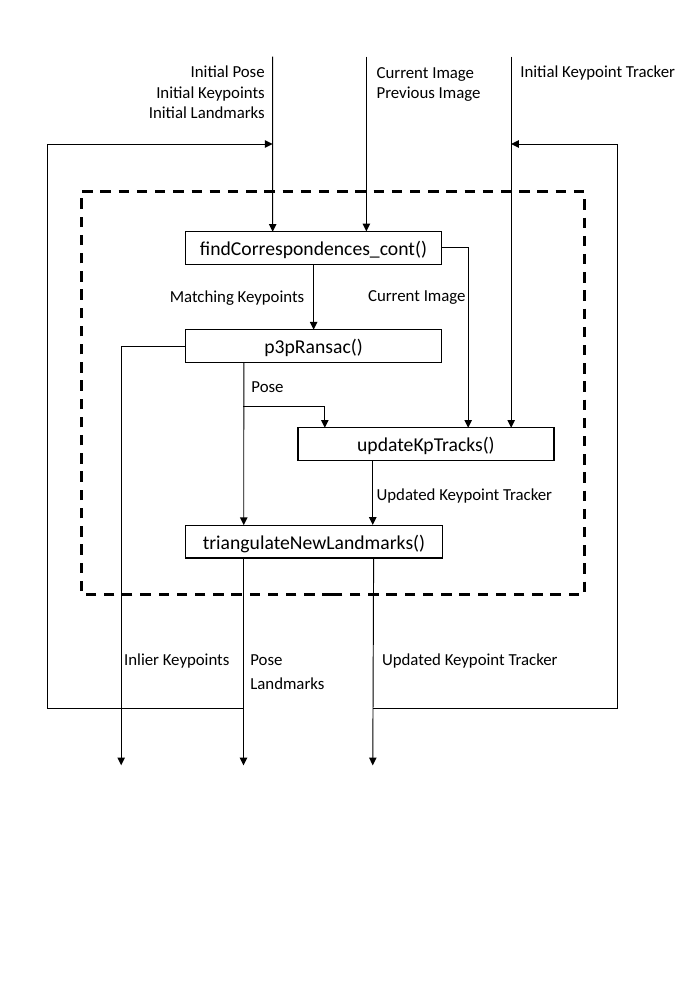
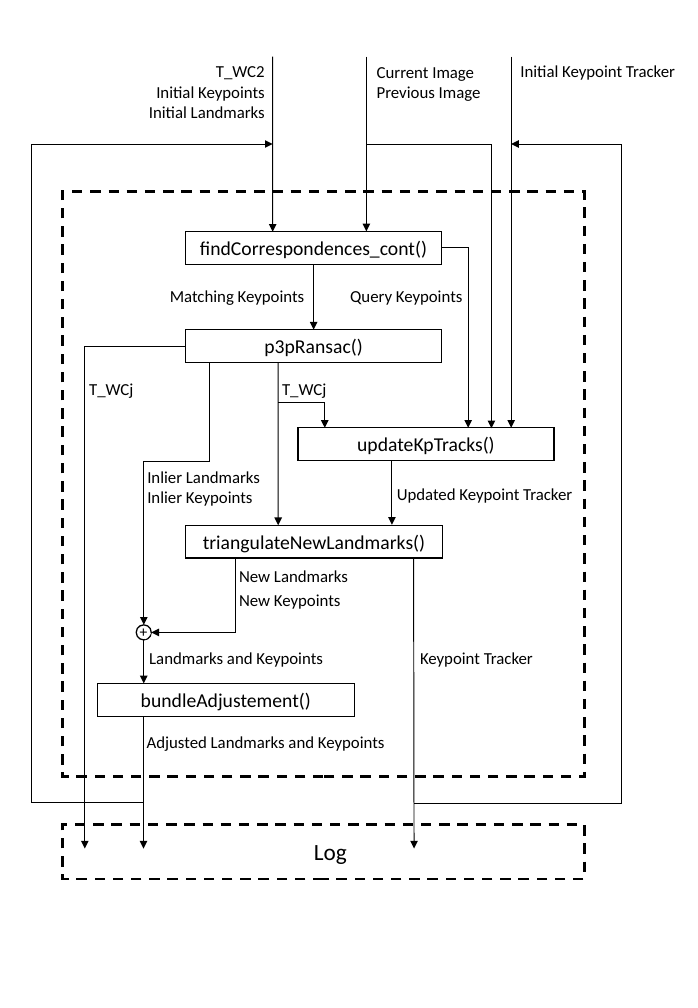
Before and after one commit to mvoellmy/vizbiz, a slide deck: slide 1 of latex/graphics/cont_chart.pptx. Drawn at 698x1008 pixels with LibreOffice and Linux fonts; fonts in the diff are those of the drawing. Boxes give left, top, right and bottom in pixels: in the first picture for what was removed or moved away, otherwise in the second. Text is boxed around its words. In the diff, an @@ line names an element or a change of style, - is before the commit and + after.

```diff
--- a/latex/graphics/cont_chart.pptx
+++ b/latex/graphics/cont_chart.pptx
@@ text at [216, 66, 265, 80]: text changed @@
-Initial Pose
+T_WC2
@@ elbow arrow moved from (47, 709) - (273, 144) to (32, 803) - (273, 144) @@
@@ elbow arrow moved from (617, 709) - (511, 144) to (622, 804) - (511, 144) @@
@@ rectangle: place and size @@
-rectangle at [81, 192, 584, 595]
+rectangle at [62, 192, 584, 777]
@@ text at [350, 290, 463, 305]: text changed @@
-Current Image
+Query Keypoints
@@ elbow arrow moved from (185, 346) - (121, 766) to (185, 346) - (85, 849) @@
@@ arrow moved from (244, 363) - (244, 525) to (278, 363) - (278, 525) @@
@@ text at [282, 383, 326, 398]: text changed @@
-Pose
+T_WCj
@@ elbow arrow moved from (244, 407) - (325, 428) to (278, 402) - (325, 428) @@
@@ text "Updated Keypoint Tracker": place and size @@
-text "Updated Keypoint Tracker" at [377, 488, 552, 503]
+text "Updated Keypoint Tracker" at [397, 488, 572, 503]
@@ arrow moved from (373, 461) - (373, 525) to (392, 461) - (392, 525) @@
@@ arrow removed from (244, 558) to (244, 766) @@
@@ arrow moved from (373, 558) - (373, 766) to (413, 558) - (414, 849) @@
@@ group added at [62, 140, 584, 879]: 6 texts, 3 elbow arrows, 2 rectangles, 2 arrows, 1 ellipse @@
+Inlier Landmarks
+Inlier Keypoints
+New Landmarks
+New Keypoints
++
+bundleAdjustement()
+Log
+T_WCj
+Adjusted Landmarks and Keypoints
++
@@ text at [149, 652, 323, 667]: text changed @@
-Inlier Keypoints
+Landmarks and Keypoints
@@ text removed at [250, 654, 324, 689] @@
-Pose
-Landmarks
@@ text at [420, 652, 533, 667]: text changed @@
-Updated Keypoint Tracker
+Keypoint Tracker
@@ line moved from (244, 709) - (47, 709) to (143, 803) - (32, 803) @@
@@ line moved from (617, 709) - (373, 709) to (622, 803) - (413, 803) @@
```
Also in this commit, not shown: 1 other file.
